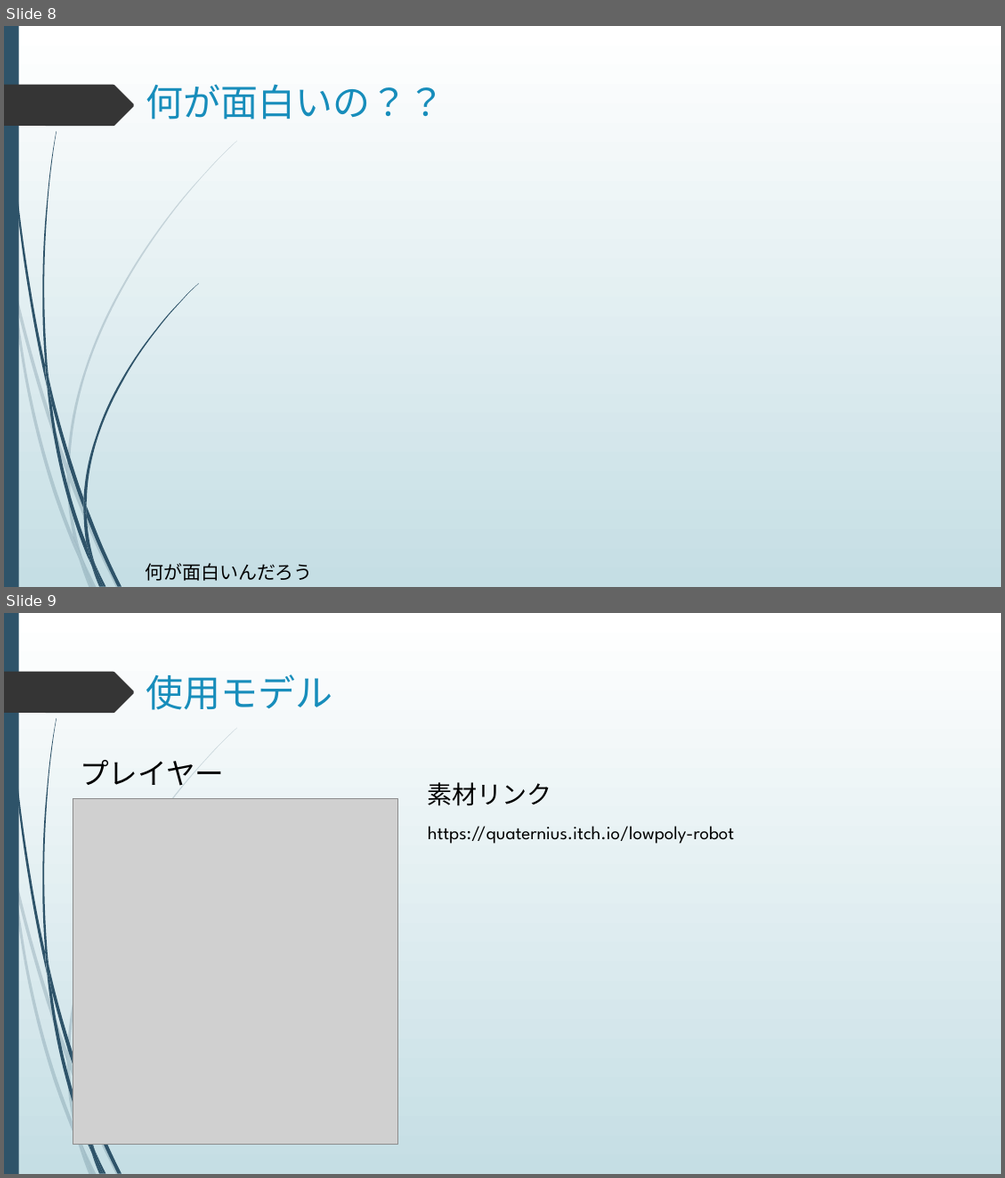
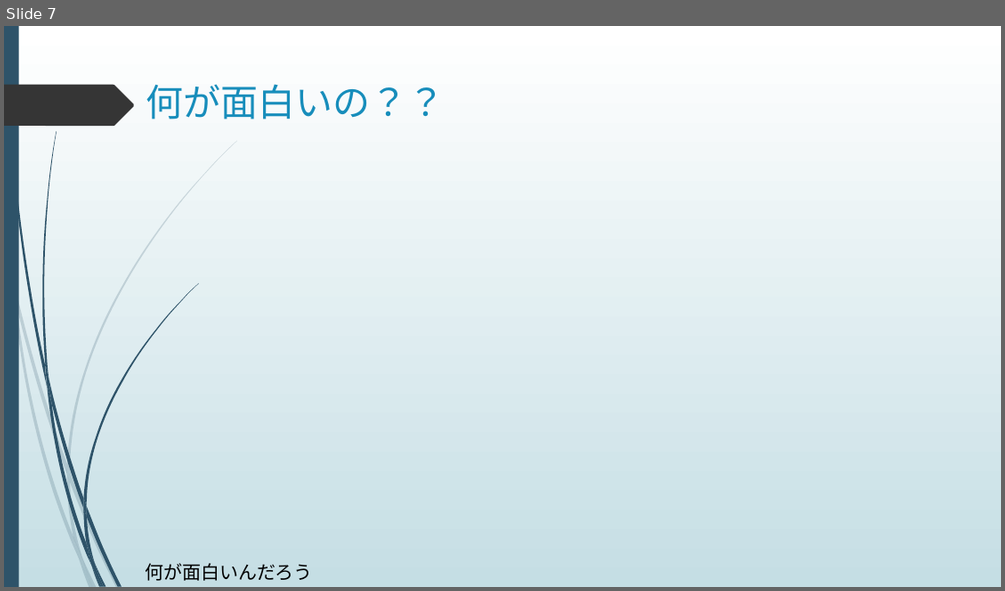
Before and after one commit to Jashinn617/MyGame, a slide deck: Jump/企画書.pptx. Shown one above the other, each under a label of ours: slides 8 and 9 before the commit, slide 7 after it. The pictures are 1005x1178 and 1005x591 pixels, drawn with LibreOffice and Linux fonts; fonts in the diff are those of the drawing; grey boxes stand for pictures. Boxes give left, top, right and bottom in pixels: in the first picture for what was removed or moved away, otherwise in the second. Text is boxed around its words. In the diff, an @@ line names an element or a change of style, - is before the commit and + after.

```diff
--- a/Jump/企画書.pptx
+++ b/Jump/企画書.pptx
@@ slide 9 removed at [4,613,1001,1174], background gradient #FFFFFF to #C5DEE5; not listed: 22 template elements that a slide beside it also shows @@
@@ title removed at [146,674,332,710] @@
-使用モデル
@@ text removed at [80,760,224,786] @@
-プレイヤー
@@ picture removed at [73,798,398,1144] @@
@@ text removed at [428,782,552,806] @@
-素材リンク
@@ text removed at [428,826,735,844] @@
-https://quaternius.itch.io/lowpoly-robot
@@ what was slide 8 is now slide 7 @@
```
Also in this commit, not shown: 1 other slide removed, 1 other file.
